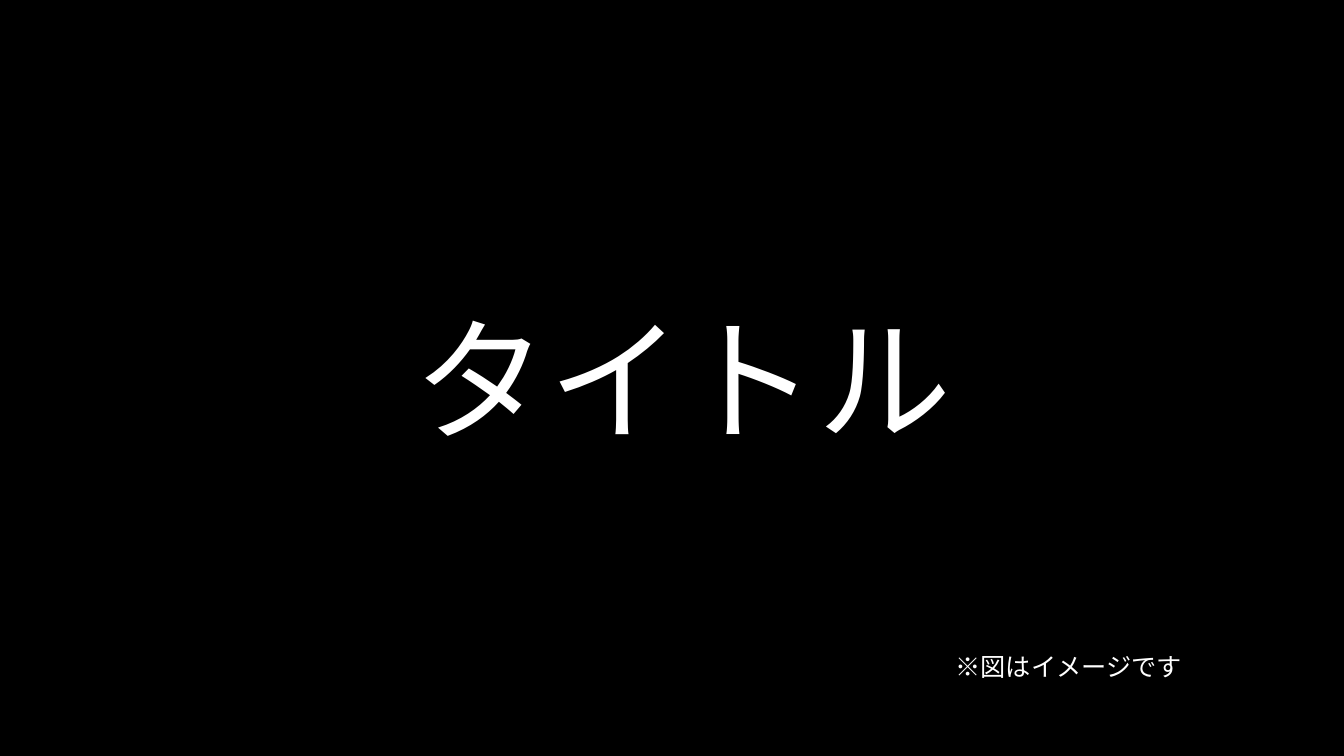
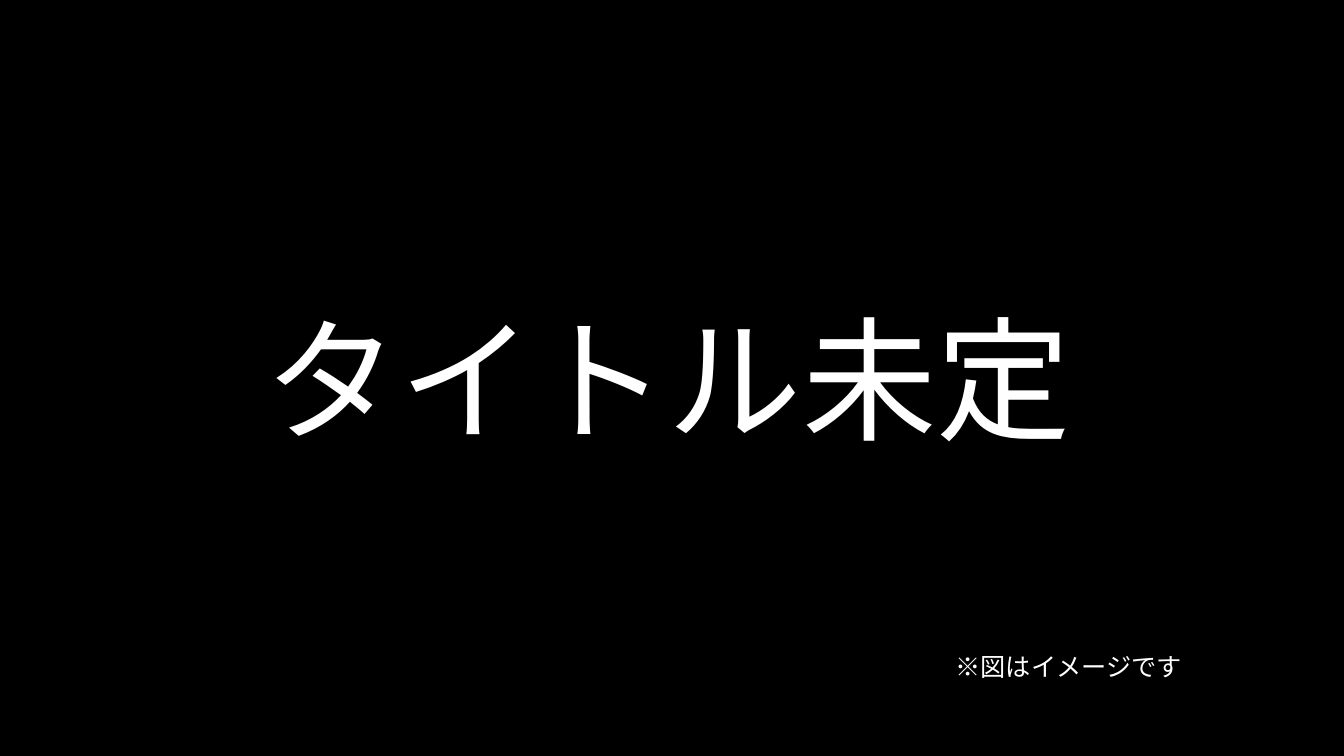
Before and after one commit to takowasaby/SpaceShip, a slide deck: slide 1 of 企画発表会資料.pptx. Drawn at 1344x756 pixels with LibreOffice and Linux fonts; fonts in the diff are those of the drawing; background and template pictures are left out. Boxes give left, top, right and bottom in pixels: in the first picture for what was removed or moved away, otherwise in the second. Text is boxed around its words. In the diff, an @@ line names an element or a change of style, - is before the commit and + after.

```diff
--- a/企画発表会資料.pptx
+++ b/企画発表会資料.pptx
@@ text at bbox=[265, 317, 1071, 441]: text changed @@
-タイトル
+タイトル未定
```
Also in this commit, not shown: 2 other slides changed, 5 slides added, 1 slide removed.
